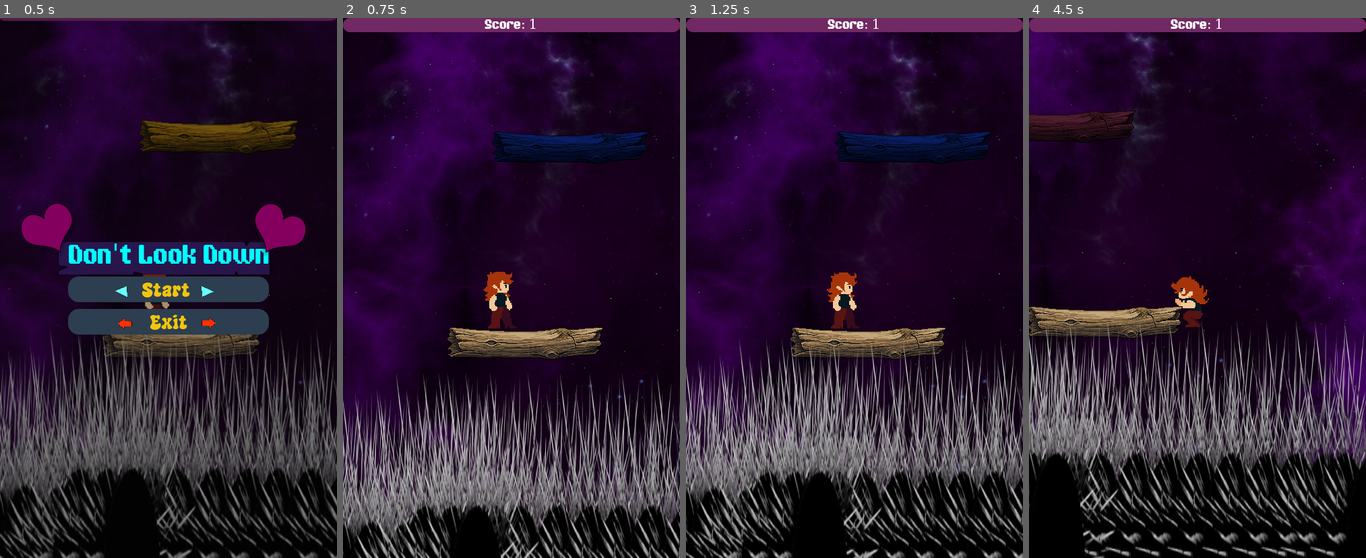
Above: before the commit, frames 1-4 (left to right).
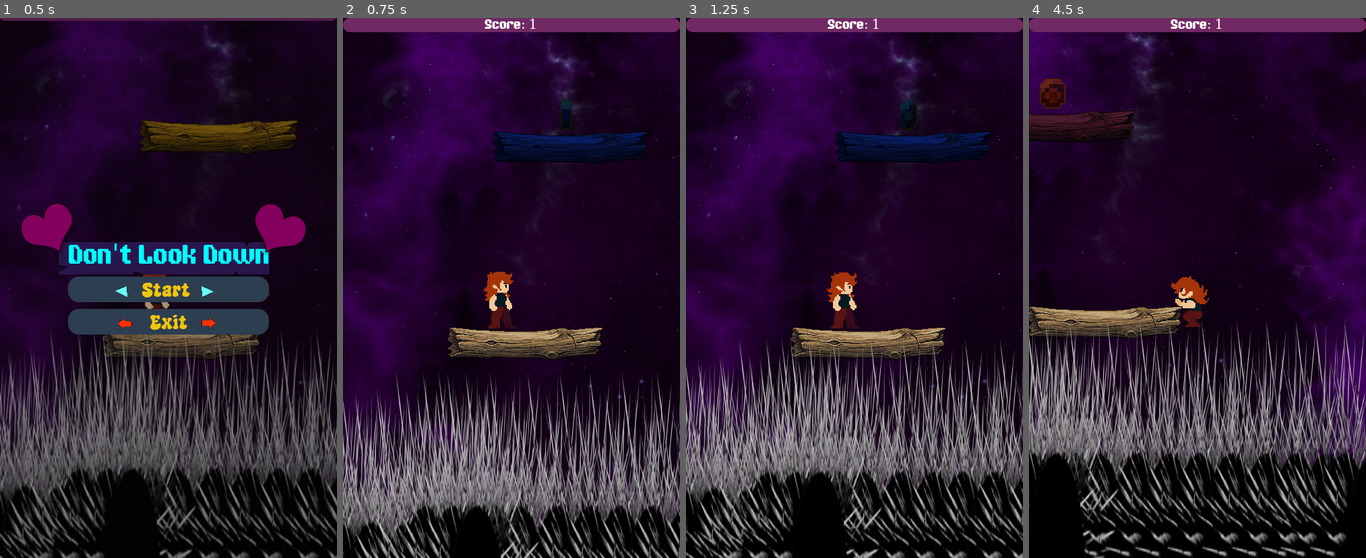
Above: after the commit, the same moments.

Repository: niranjansthaa11-code/jumping-game
Game: Godot game, scene res://Scences/main_menu.tscn
Two runs of this game, one before a commit and one after it. Both use one fixed random seed, a clock stepped at 60 frames per second and the inputs below.
Inputs:
- Up to frame 1 (0.5 s): no input
- Up to frame 2 (0.75 s): click "Start" at 0.5 s
- Up to frame 3 (1.25 s): no input
- Up to frame 4 (4.5 s): click "Start" at 1.25 s; click "Start" at 2 s; tap Enter at 2.75 s; hold Right (Right) 2.78-4.28 s; tap Alt at 2.85, 4.35 s; tap Space (jump) at 3.02, 3.77 s; tap Shift at 3.6 s; hold Left (Left) from 4.28 s (still down)

Frame 1 is identical in both runs. In frame 2, 0.1% of the frame differs, in the area x 64-68%, y 15-21%; in frame 3, 0.1%; in frame 4, 0.4%, in the area x 3-11%, y 11-17%.

Commit message:
just added the coin for the better coding

Diff:
--- a/Scences/floor.tscn
+++ b/Scences/floor.tscn
@@ -1,14 +1,42 @@
-[gd_scene load_steps=6 format=3 uid="uid://dgxec3y7ksfli"]
+[gd_scene load_steps=12 format=3 uid="uid://dgxec3y7ksfli"]
 
 [ext_resource type="Texture2D" uid="uid://l3cydb8lm5ic" path="res://Assets/Background/pixellab-a-plain-surface-like-a-stick-w-1772425192220.png" id="1_fndhk"]
 [ext_resource type="Script" uid="uid://dpsqfa0hfkvmc" path="res://scripts/floor.gd" id="1_yxeu5"]
 [ext_resource type="AudioStream" uid="uid://c0ux4o04m0daq" path="res://Assets/Music/Opps.mp3" id="3_d3gi6"]
+[ext_resource type="Texture2D" uid="uid://dr2krye4v0kot" path="res://Assets/coins/1.png" id="4_qnmrb"]
+[ext_resource type="Texture2D" uid="uid://dp3klr2ffa6qt" path="res://Assets/coins/2.png" id="5_et5ol"]
+[ext_resource type="Texture2D" uid="uid://byn2gitwbl60b" path="res://Assets/coins/3.png" id="6_hbvb5"]
+[ext_resource type="Texture2D" uid="uid://xncboseuvs8y" path="res://Assets/coins/4.png" id="7_n8fyj"]
 
 [sub_resource type="RectangleShape2D" id="RectangleShape2D_fndhk"]
 size = Vector2(224.5, 13)
 
 [sub_resource type="RectangleShape2D" id="RectangleShape2D_yxeu5"]
 size = Vector2(224, 10)
+
+[sub_resource type="SpriteFrames" id="SpriteFrames_t4anx"]
+animations = [{
+"frames": [{
+"duration": 1.0,
+"texture": ExtResource("4_qnmrb")
+}, {
+"duration": 1.0,
+"texture": ExtResource("5_et5ol")
+}, {
+"duration": 2.0,
+"texture": ExtResource("6_hbvb5")
+}, {
+"duration": 1.0,
+"texture": ExtResource("7_n8fyj")
+}],
+"loop": true,
+"name": &"coin",
+"speed": 8.0
+}]
+
+[sub_resource type="CapsuleShape2D" id="CapsuleShape2D_qnmrb"]
+radius = 32.0
+height = 96.0
 
 [node name="StaticBody2D" type="StaticBody2D" groups=["floor"]]
 script = ExtResource("1_yxeu5")
@@ -29,3 +57,18 @@
 [node name="opps" type="AudioStreamPlayer" parent="."]
 stream = ExtResource("3_d3gi6")
 volume_db = 12.0
+
+[node name="AnimatedSprite2D" type="AnimatedSprite2D" parent="."]
+position = Vector2(-8, -16)
+scale = Vector2(0.5, 0.5)
+sprite_frames = SubResource("SpriteFrames_t4anx")
+animation = &"coin"
+autoplay = "coin"
+frame_progress = 0.930793
+
+[node name="Area2D" type="Area2D" parent="AnimatedSprite2D"]
+
+[node name="CollisionShape2D" type="CollisionShape2D" parent="AnimatedSprite2D/Area2D"]
+shape = SubResource("CapsuleShape2D_qnmrb")
+
+[connection signal="body_entered" from="AnimatedSprite2D/Area2D" to="." method="_on_area_2d_body_entered"]
--- a/scripts/floor.gd
+++ b/scripts/floor.gd
@@ -1,5 +1,6 @@
 extends StaticBody2D
 @onready var touch =$opps
+@onready var coin =$AnimatedSprite2D
 
 var was_touched = false
 var is_fake = false  #
@@ -28,3 +29,10 @@
 	var cam = get_viewport().get_camera_2d()
 	if cam and global_position.y > cam.global_position.y + 1000:
 		queue_free()
+
+
+func _on_area_2d_body_entered(body: Node2D) -> void:
+	coin.stop()
+	coin.hide()
+
+	pass # Replace with function body.
--- a/scripts/player.gd
+++ b/scripts/player.gd
@@ -63,7 +63,5 @@
 					score_label.text = "Score: " + str(score)
 
 func die():
-	# Send the current score to the manager
-	# This function handles updating 'last_run_score' and checking the record
 	ScoreManager.update_high_score(score)
 	get_tree().change_scene_to_file("res://Scences/exit_menu.tscn")
Binary file added: Assets/coins/1.png
Not shown, added: Assets/coins/1.png.import
Binary file added: Assets/coins/2.png
Not shown, added: Assets/coins/2.png.import
Binary file added: Assets/coins/3.png
Not shown, added: Assets/coins/3.png.import
Binary file added: Assets/coins/4.png
Not shown, added: Assets/coins/4.png.import
